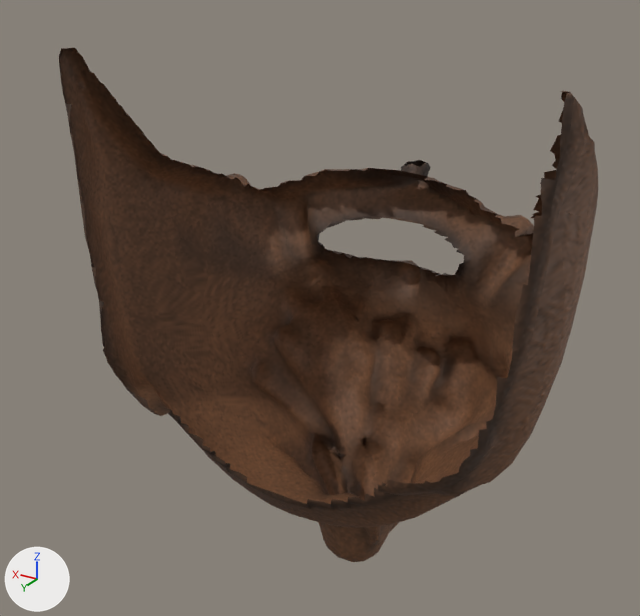
What one commit did to the glTF model game/assets/models/characters/beards/long_beard/long_beard.glb.
The view is the same before and after, from a camera (50 mm lens) standing at (-0.13, 0.182, 1.677) and looking at (0.018, -0.064, 1.554). Arrows for +X, +Y and +Z are at lower left; the lights stay in place. The picture after the commit comes second.

The first picture shows 'long_beard'.
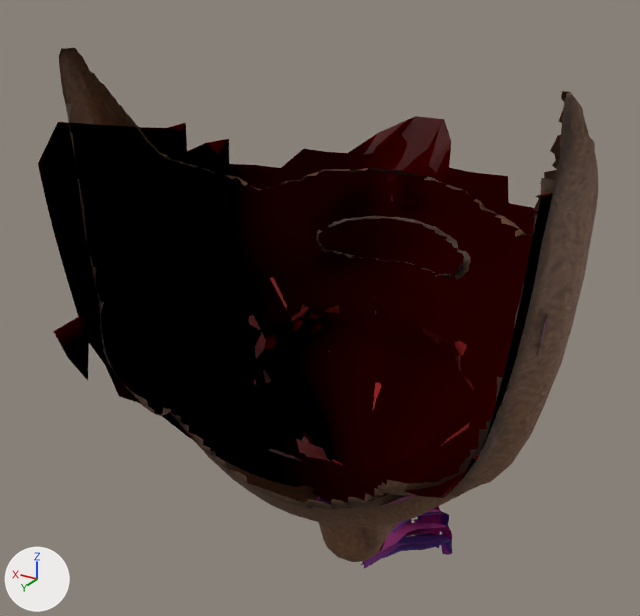
Edits to the bpy script that builds the scene:
```text
Add mat_wm_long_beard_cards:
    mat_wm_long_beard_cards = bpy.data.materials.new('WM_long_beard_cards')
    # nodes: BsdfPrincipled, Math, Mix, OutputMaterial, VertexColor
    # colours: beige #aa9079, mixed with the vertex colours
Add me_long_beard_cards:
    me_long_beard_cards.from_pydata(...)  # 4272 vertices, 4266 faces; spans x -0.077..0.076, y -0.134..0.011, z 1.41..1.626
    me_long_beard_cards.materials.append(mat_wm_long_beard_cards)
Add ob_long_beard_cards:
    ob_long_beard_cards = bpy.data.objects.new('long_beard_cards', me_long_beard_cards)
    ob_long_beard_cards.location = (0.0, 0.0, 0.0)
```

What differs and where, as boxes [x1, y1, x2, y2] in the pictures (640 x 616 px):
'long_beard_cards', added
    after: [38, 116, 553, 569]
